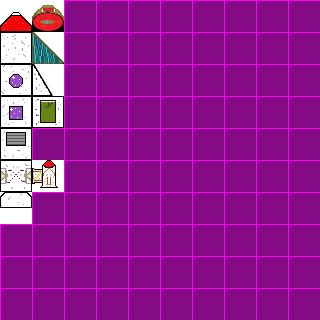
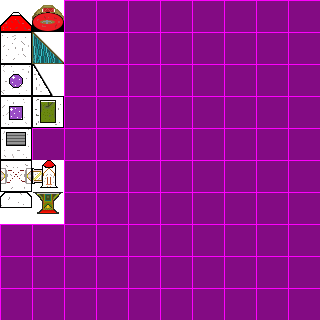
Two versions of the same layered image (320×320). Layer-by-layer changes:
painted on "Layer 2" over [32, 192, 64, 224]
